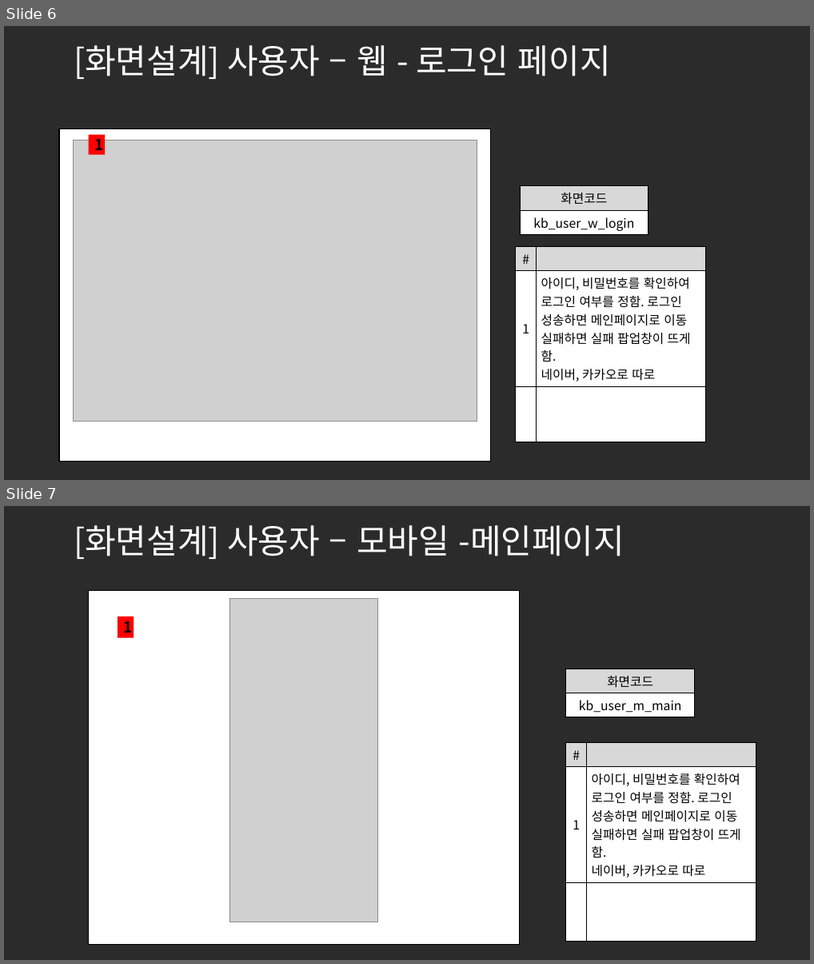
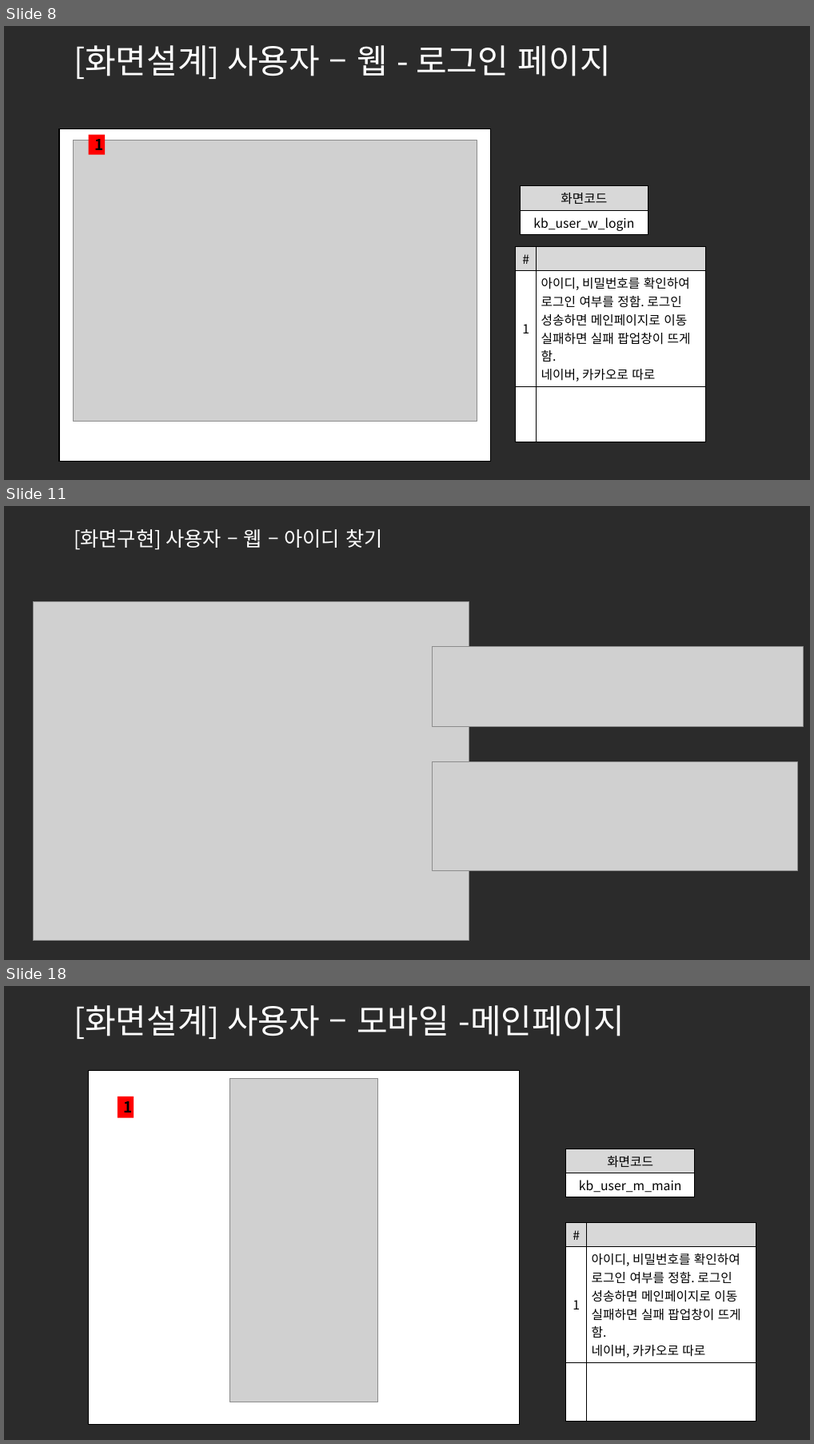
Before and after one commit to ezenteam2/e-Zone, a slide deck: 0 발표용 파워포인트/project05 - 파워포인트 종합 - 기범.pptx. Shown one above the other, each under a label of ours: slides 6 and 7 before the commit, slides 8, 11 and 18 after it; the slides between them are not shown. The pictures are 814x964 and 814x1444 pixels, drawn with LibreOffice and Linux fonts; fonts in the diff are those of the drawing; grey boxes stand for pictures; background and template pictures are left out; a plain dark background stands for a picture behind light text. Boxes give left, top, right and bottom in pixels: in the first picture for what was removed or moved away, otherwise in the second. Text is boxed around its words. In the diff, an @@ line names an element or a change of style, - is before the commit and + after.

```diff
--- a/0 발표용 파워포인트/project05 - 파워포인트 종합 - 기범.pptx
+++ b/0 발표용 파워포인트/project05 - 파워포인트 종합 - 기범.pptx
@@ slide 11 added at (4, 506, 810, 960), background picture (left out) @@
@@ title added at (74, 529, 382, 550), 24 pt, text #FFFFFF @@
+[화면구현] 사용자 – 웹 – 아이디 찾기
@@ picture added at (33, 601, 470, 940) @@
@@ picture added at (432, 647, 804, 726) @@
@@ picture added at (432, 761, 798, 870) @@
@@ what was slide 6 is now slide 8 @@
@@ what was slide 7 is now slide 18 @@
```
Also in this commit, not shown: 10 other slides added, 2 other files.
